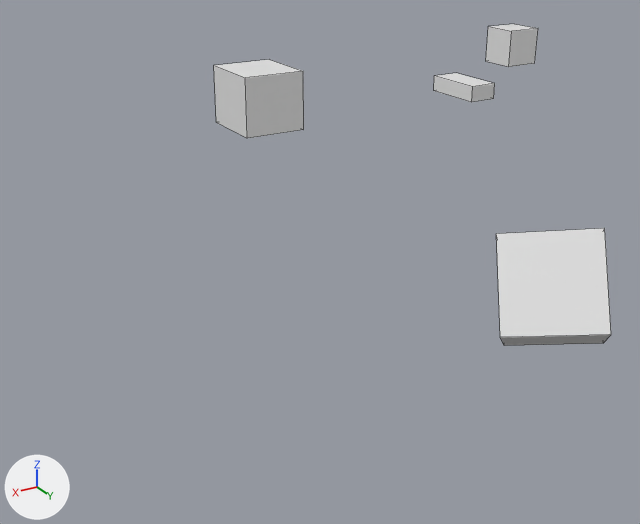
An edit to the Blender file project/resources/stage.blend, drawn before and after from the same camera.
Camera for both pictures: a camera (50 mm lens) standing at (6.85, 9.46, 2.98) and looking at (1.82, 1.08, -1.21). Every picture has the same lights, and +X, +Y and +Z are marked at lower left. The first picture is the older version. Mesh edges are drawn as thin lines.

The older version as bpy lines, for what is in view:
```python
me_立方体 = bpy.data.meshes.new('立方体')
me_立方体.from_pydata(...)  # a box spanning x -0.402..0.402, y -0.456..0.456, z -0.374..0.374
me_立方体_001 = bpy.data.meshes.new('立方体.001')
me_立方体_001.from_pydata(...)  # a box spanning x -0.64..0.64, y -0.4..0.4, z -1.57..1.57
me_立方体_002 = bpy.data.meshes.new('立方体.002')
me_立方体_002.from_pydata(...)  # a box spanning x -0.561..0.561, y -0.561..0.561, z -0.561..0.561
me_立方体_003 = bpy.data.meshes.new('立方体.003')
me_立方体_003.from_pydata(...)  # a box spanning x -1.0..1.0, y -1.0..1.0, z -1.0..1.0
ob_立方体 = bpy.data.objects.new('立方体', me_立方体)
ob_立方体.location = (1.71, -0.64, 0.43)
ob_立方体_001 = bpy.data.objects.new('立方体.001', me_立方体_001)
ob_立方体_001.location = (-1.62, -0.58, 0.21)
ob_立方体_001.rotation_euler = (1.571, 0.0, 0.0)  # degrees (90, 0, 0)
ob_立方体_001.scale = (0.322, 0.276, 0.28)
ob_立方体_002 = bpy.data.objects.new('立方体.002', me_立方体_002)
ob_立方体_002.location = (0.0, 3.07, -1.22)
ob_立方体_002.rotation_euler = (0.566, 0.132, -0.738)  # degrees (32, 7.6, -42)
ob_立方体_003 = bpy.data.objects.new('立方体.003', me_立方体_003)
ob_立方体_003.location = (-1.35, 0.65, 1.01)
ob_立方体_003.scale = (0.224, 0.224, 0.224)
```
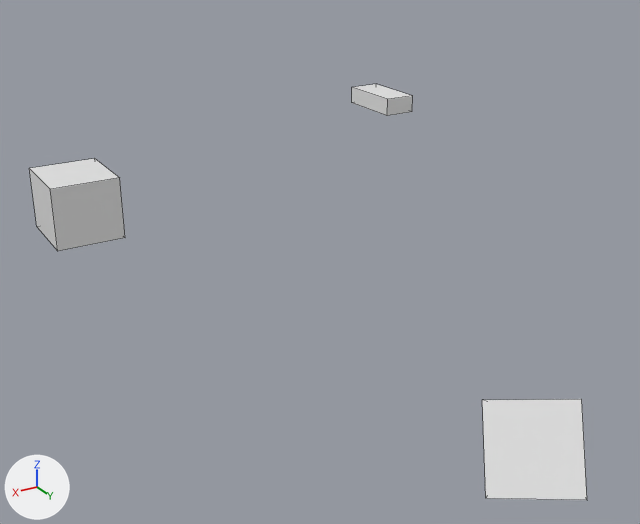
What the commit changed:
Object '立方体' (ob_立方体) moves from (1.71, -0.64, 0.43) to (4.17, -0.64, -0.56).
Object '立方体.001' (ob_立方体_001) moves from (-1.62, -0.58, 0.21) to (-0.14, -0.54, 0.21).
Object '立方体.002' (ob_立方体_002) moves from (0.0, 3.07, -1.22) to (0.0, 3.07, -3.32).
Object '立方体.003' (ob_立方体_003) moves from (-1.35, 0.65, 1.01) to (0.0, 0.0, 0.0).
Object '立方体.003' (ob_立方体_003) is rescaled from (0.224, 0.224, 0.224) to (10.0, 10.0, 10.0).
Object '立方体.003' (ob_立方体_003) is now hidden.

What differs and where, as boxes (x1, y1, x2, y2) in the pictures (640 x 524 px):
'立方体.002', moved: before (496, 228, 611, 346); after (482, 399, 587, 500)
'立方体', moved: before (214, 60, 304, 138); after (29, 158, 125, 251)
'立方体.001', moved: before (434, 73, 495, 102); after (352, 84, 413, 116)
'立方体.003', hidden: before (486, 24, 538, 67)
